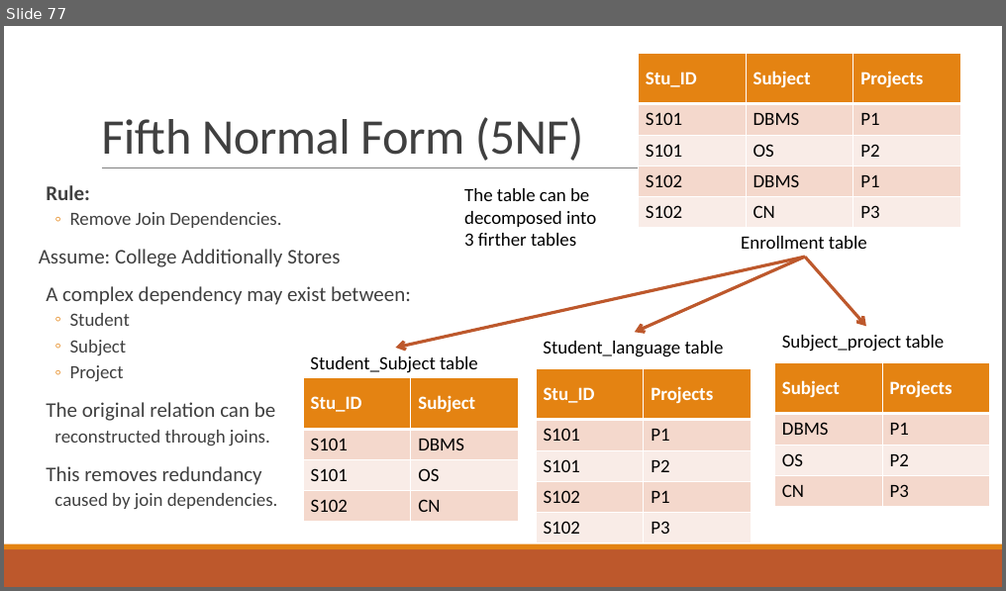
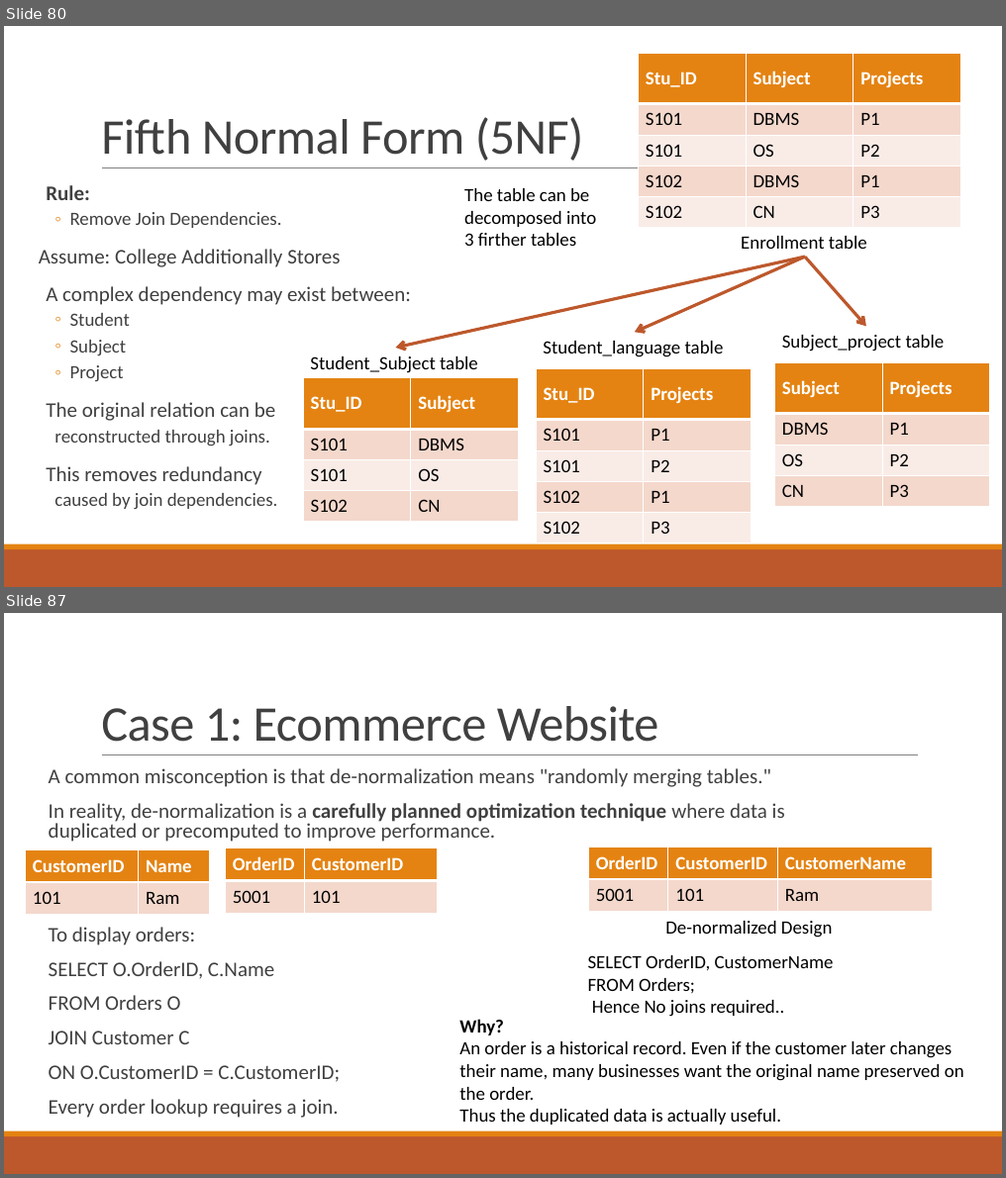
Before and after one commit to GajendraAwasthi/Pokhara-University-BCA-All-Semester-Notes-Codes, a slide deck: BCA 4th Semester/Database Management System/NOTES BY KAPIL/Unit 4 Relational Database Design.pptx. Shown one above the other, each under a label of ours: slide 77 before the commit, slides 80 and 87 after it; the slides between them are not shown. The pictures are 1006x591 and 1006x1178 pixels, drawn with LibreOffice and Linux fonts; fonts in the diff are those of the drawing. Boxes give left, top, right and bottom in pixels: in the first picture for what was removed or moved away, otherwise in the second. Text is boxed around its words. In the diff, an @@ line names an element or a change of style, - is before the commit and + after.

```diff
--- a/BCA 4th Semester/Database Management System/NOTES BY KAPIL/Unit 4 Relational Database Design.pptx
+++ b/BCA 4th Semester/Database Management System/NOTES BY KAPIL/Unit 4 Relational Database Design.pptx
@@ slide 87 added at [4,613,1002,1174], background #FFFFFF; not listed: 3 template elements that a slide beside it also shows @@
@@ title added at [101,706,659,742], 48 pt, text #404040 @@
+Case 1: Ecommerce Website
@@ text added at [49,768,785,1118], 20 pt, text #404040 @@
+  A common misconception is that de-normalization means "randomly merging tables."
+  In reality, de-normalization is a carefully planned optimization technique where data is duplicated or precomputed to improve performance.
+  To display orders:
+  SELECT O.OrderID, C.Name
+  FROM Orders O
+  JOIN Customer C
+  ON O.CustomerID = C.CustomerID;
+  Every order lookup requires a join.
@@ table added at [225,849,437,913], 2 rows, 2 columns @@
+OrderID | CustomerID
+5001 | 101
@@ table added at [589,848,933,912], 2 rows, 3 columns @@
+OrderID | CustomerID | CustomerName
+5001 | 101 | Ram
@@ table added at [25,851,210,915], 2 rows, 2 columns @@
+CustomerID | Name
+101 | Ram
@@ text added at [665,921,833,938], 18 pt, text #000000 @@
+De-normalized Design
@@ text added at [588,956,834,1017], 18 pt, text #000000 @@
+SELECT OrderID, CustomerName
+FROM Orders;
+Hence No joins required..
@@ text added at [459,1019,964,1125], 18 pt, text #000000 @@
+Why?
+An order is a historical record. Even if the customer later changes their name, many businesses want the original name preserved on the order.
+Thus the duplicated data is actually useful.
@@ what was slide 77 is now slide 80 @@
```
Also in this commit, not shown: 5 slides changed, 12 other slides added, 1 slide removed, 3 other files.
